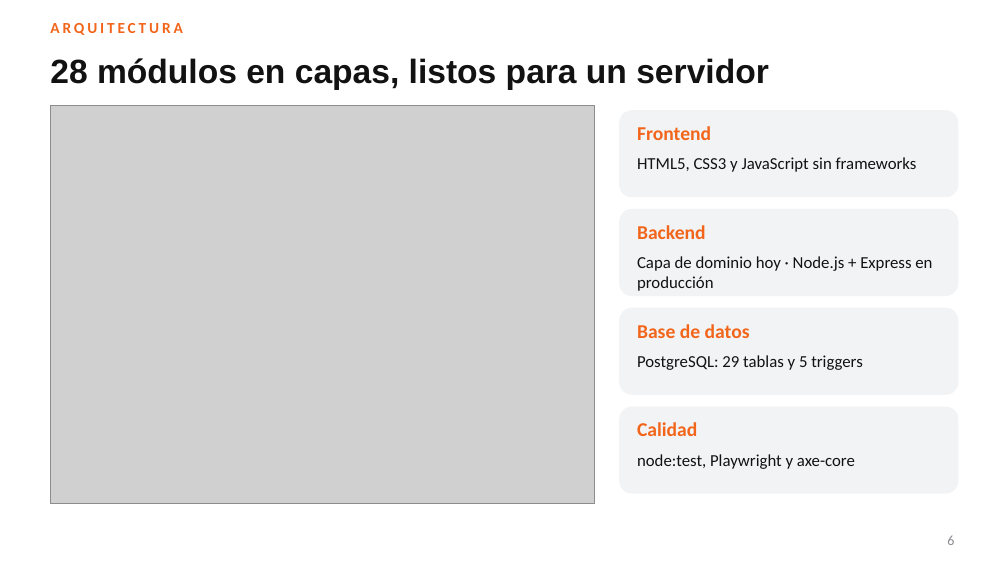
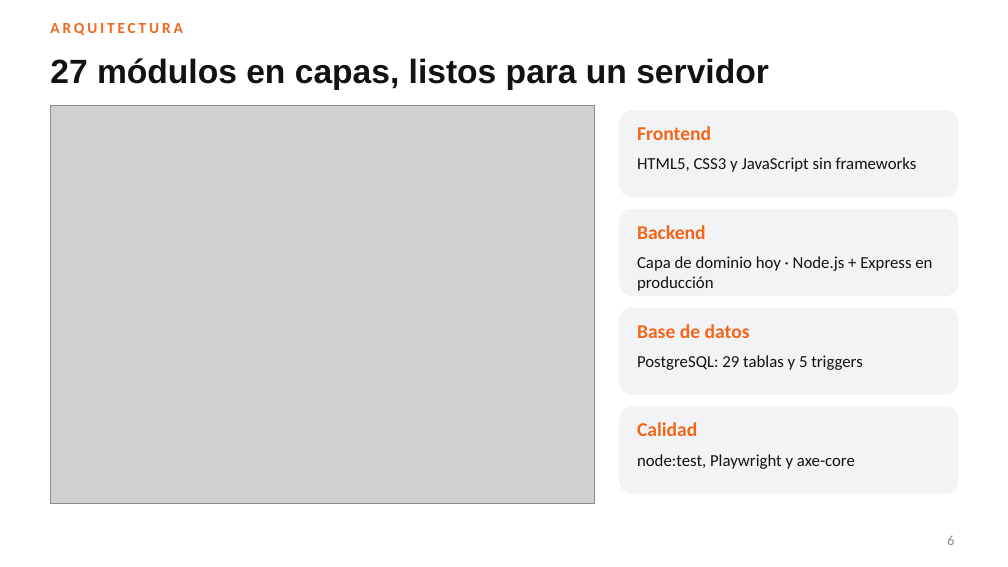
Before and after one commit to slonbuitrago-bit/motorepuestos-oriente, a slide deck: slide 6 of docs/final/Presentacion-Sustentacion-Motorepuestos-del-Oriente.pptx. Drawn at 1008x567 pixels with LibreOffice and Linux fonts; fonts in the diff are those of the drawing; grey boxes stand for pictures; background and template pictures are left out. Boxes give left, top, right and bottom in pixels: in the first picture for what was removed or moved away, otherwise in the second. Text is boxed around its words. In the diff, an @@ line names an element or a change of style, - is before the commit and + after.

```diff
--- a/docs/final/Presentacion-Sustentacion-Motorepuestos-del-Oriente.pptx
+++ b/docs/final/Presentacion-Sustentacion-Motorepuestos-del-Oriente.pptx
@@ title at box(50, 58, 769, 90): text changed @@
-28 módulos en capas, listos para un servidor
+27 módulos en capas, listos para un servidor
```
Also in this commit, not shown: 40 other files.
